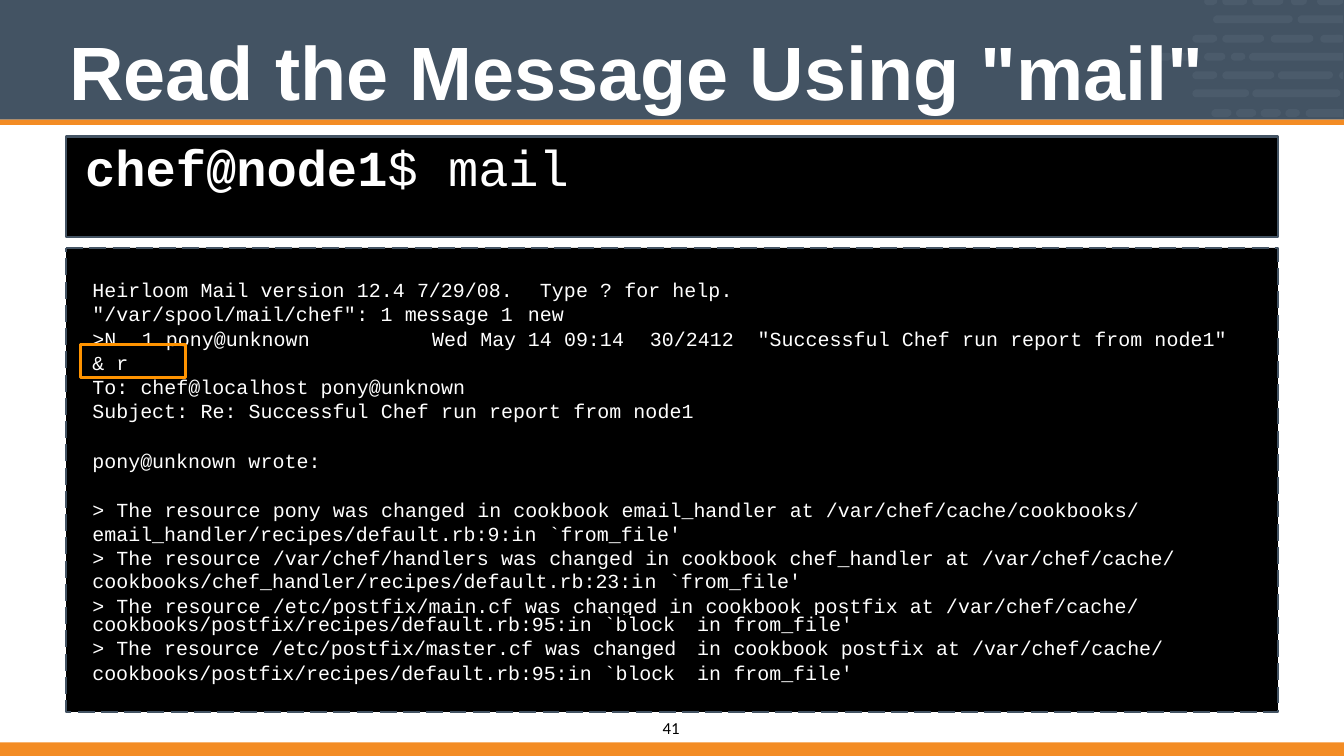
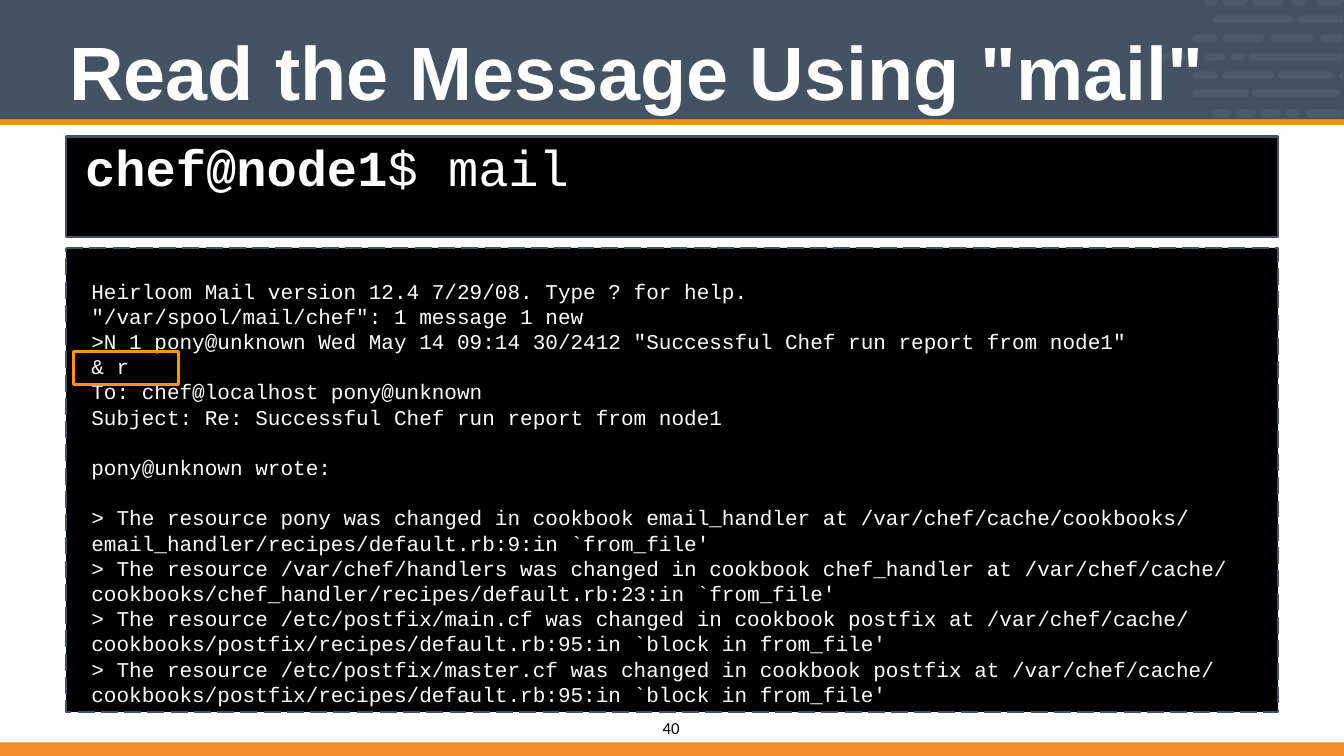
Before and after one commit to vinyar/chef-intermediate, a slide deck: slide 40 of Modules/08-Chef_Intermediate.pptx (slide 41 before the commit). Drawn at 1344x756 pixels with LibreOffice and Linux fonts; fonts in the diff are those of the drawing. Boxes give left, top, right and bottom in pixels: in the first picture for what was removed or moved away, otherwise in the second. Text is boxed around its words. In the diff, an @@ line names an element or a change of style, - is before the commit and + after.

Commit message:
Completed Updates

```diff
--- a/Modules/08-Chef_Intermediate.pptx
+++ b/Modules/08-Chef_Intermediate.pptx
@@ text at <box>91,284,1126,356</box>: paragraphs added @@
+Heirloom Mail version 12.4 7/29/08. Type ? for help.
+"/var/spool/mail/chef": 1 message 1 new
+>N 1 pony@unknown Wed May 14 09:14 30/2412 "Successful Chef run report from node1"
@@ text "Heirloom Mail version 12.4 7/29/08. ...": place and size @@
-text "Heirloom Mail version 12.4 7/29/08. ..." at <box>92,359,1175,619</box>
+text "Heirloom Mail version 12.4 7/29/08. ..." at <box>91,284,1227,707</box>
@@ text removed at <box>92,283,516,352</box> @@
-Heirloom Mail version 12.4 7/29/08. "/var/spool/mail/chef": 1 message 1
->N 1 pony@unknown Wed May
@@ text removed at <box>528,283,734,347</box> @@
-Type ? for help. new
-14 09:14 30/2412
@@ freeform shape: place and size @@
-freeform shape at <box>80,345,185,377</box>
+freeform shape at <box>73,351,178,384</box>
@@ text removed at <box>758,332,1226,350</box> @@
-"Successful Chef run report from node1"
@@ text at <box>91,362,1189,631</box>: size 19 to 20 pt, letter spacing 0.1 to 0 pt in "& r", "To: chef@localhost pony@unknown", "Subject: Re: Successful Chef run report from ...", "pony@unknown wrote:" and 1 more places; indent changed @@
@@ text at <box>91,510,1227,606</box>: text changed; size 19 to 20 pt @@
-> The resource pony was changed in cookbook email_handler at /var/chef/cache/cookbooks/ email_handler/recipes/default.rb:9:in `from_file'
-> The resource /var/chef/handlers was changed in cookbook chef_handler at /var/chef/cache/ cookbooks/chef_handler/recipes/default.rb:23:in `from_file'
+> The resource pony was changed in cookbook email_handler at /var/chef/cache/cookbooks/
+email_handler/recipes/default.rb:9:in `from_file'
+> The resource /var/chef/handlers was changed in cookbook chef_handler at /var/chef/cache/
+cookbooks/chef_handler/recipes/default.rb:23:in `from_file'
@@ table removed at <box>89,615,1172,691</box>, 3 rows, 3 columns @@
-cookbooks/postfix/recipes/default.rb:95:in `block | in | from_file'
-> The resource /etc/postfix/master.cf was changed | in | cookbook postfix at /var/chef/cache/
-cookbooks/postfix/recipes/default.rb:95:in `block | in | from_file'
@@ text at <box>91,636,1214,707</box>: paragraphs added @@
+cookbooks/postfix/recipes/default.rb:95:in `block in from_file'
+> The resource /etc/postfix/master.cf was changed in cookbook postfix at /var/chef/cache/
+cookbooks/postfix/recipes/default.rb:95:in `block in from_file'
@@ page number at <box>663,723,680,734</box>: text changed @@
-41
+40
```
Also in this commit, not shown: 29 other slides changed, 1 slide removed.
